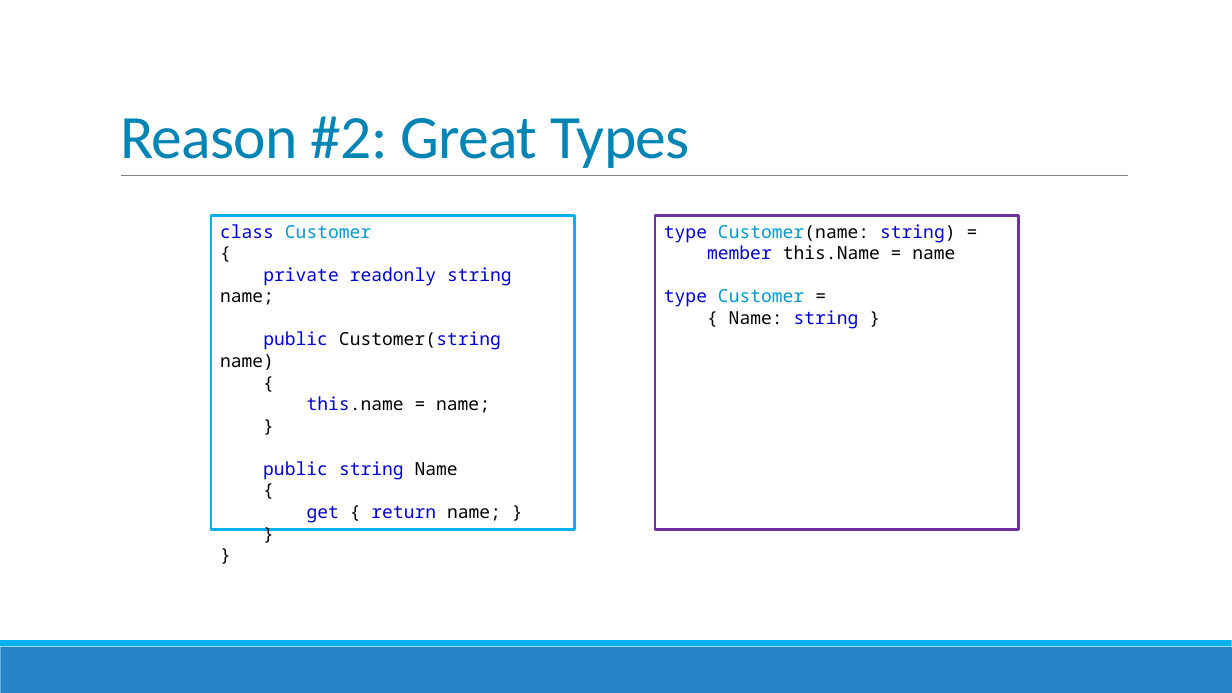
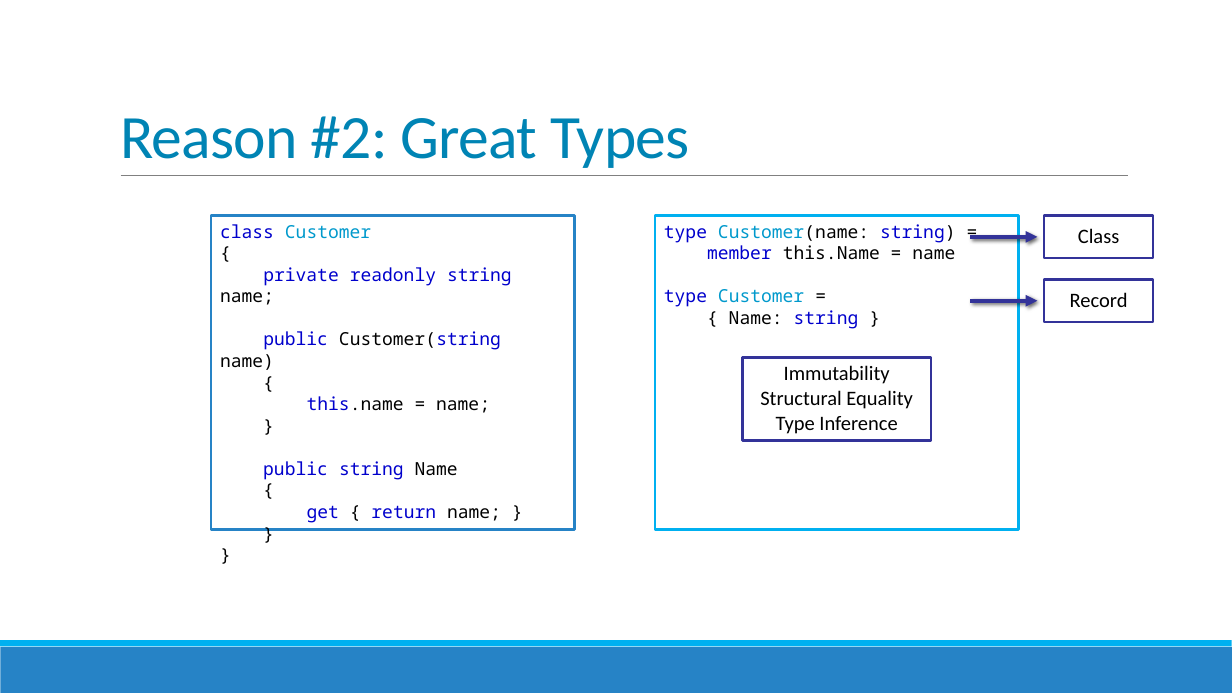
Before and after one commit to jorgef/fivereasons, a slide deck: slide 10 of FiveReasons.pptx. Drawn at 1232x693 pixels with LibreOffice and Linux fonts; fonts in the diff are those of the drawing. Boxes give left, top, right and bottom in pixels: in the first picture for what was removed or moved away, otherwise in the second. Text is boxed around its words. In the diff, an @@ line names an element or a change of style, - is before the commit and + after.

```diff
--- a/FiveReasons.pptx
+++ b/FiveReasons.pptx
@@ rectangle "class Customer" at (211, 215, 575, 530): outline #00B0F0 2 pt to #2683C6 2 pt @@
@@ rectangle "type Customer(name: string) =" at (655, 215, 1019, 530): outline #7030A0 2 pt to #00B0F0 2 pt @@
@@ arrow added from (970, 237) to (1038, 237), #333399 3 pt @@
@@ rectangle added at (1044, 215, 1153, 258), fill #FFFFFF, outline #333399 2 pt, 16 pt, text #000000 @@
+Class
@@ rectangle added at (1044, 279, 1153, 322), fill #FFFFFF, outline #333399 2 pt, 16 pt, text #000000 @@
+Record
@@ arrow added from (970, 301) to (1038, 301), #333399 3 pt @@
@@ rectangle added at (742, 358, 931, 441), fill #FFFFFF, outline #333399 2 pt, 16 pt, text #000000 @@
+Immutability
+Structural Equality
+Type Inference
```
Also in this commit, not shown: 19 other slides changed.
